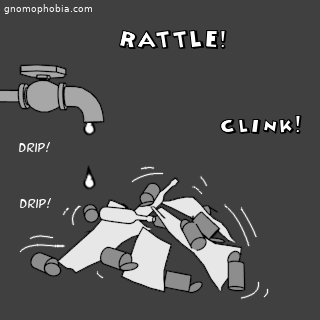
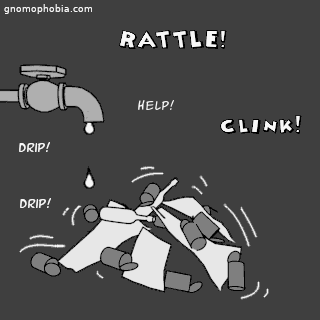
Comparing the layer stacks of the two 320×320 images. Changes:
removed layer "Layer #2" over [83, 111, 96, 136]
renamed "Layer #3" to "Help!", painted on it over [119, 30, 302, 134]
removed layer "Layer copy" over [4, 4, 92, 14]
removed layer "Layer #4" over [120, 31, 301, 133]
removed layer "Drip! #1" over [20, 198, 51, 208]
removed layer "Drip!" over [19, 142, 50, 152]
removed layer "Layer #1" over [19, 165, 269, 300]
painted on "War_LXIX_02.png" over [0, 4, 302, 300]
